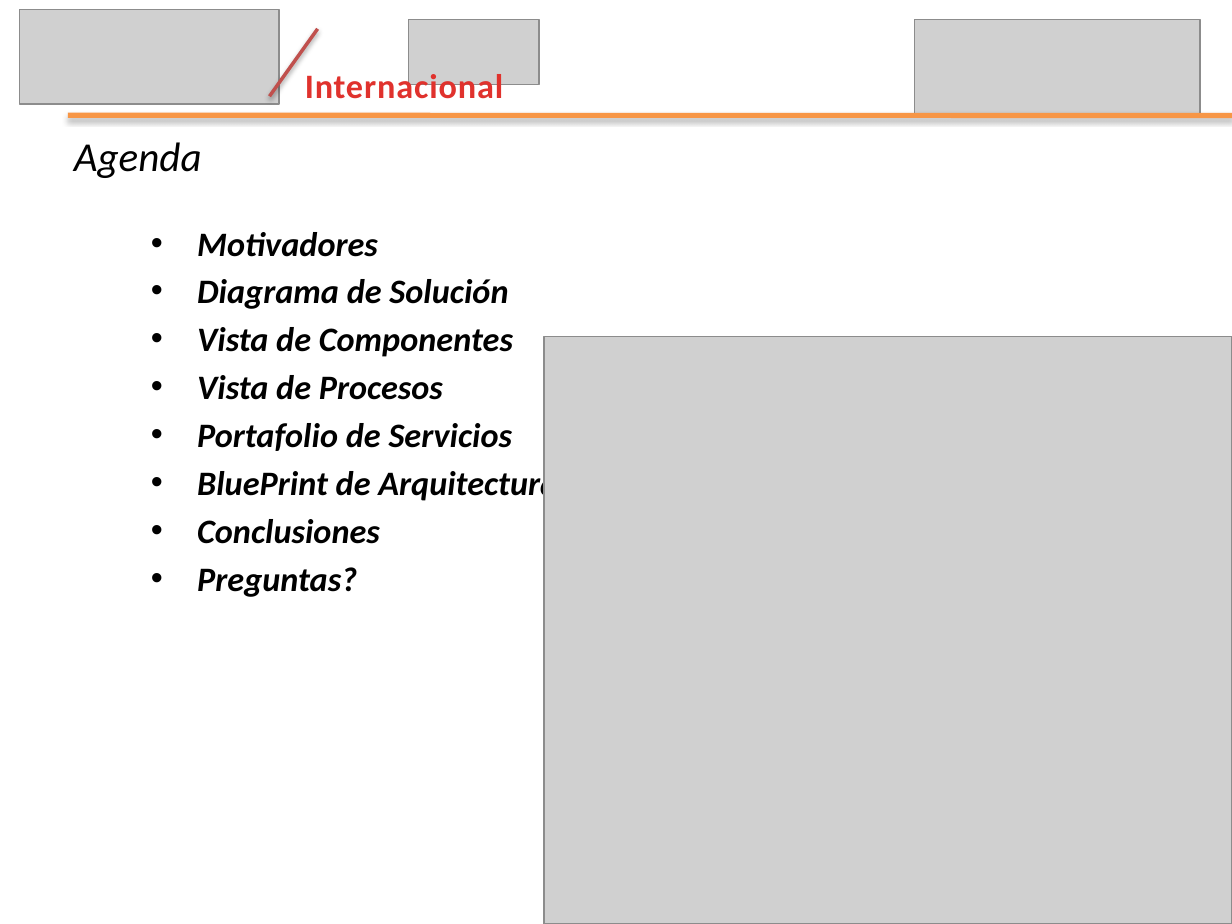
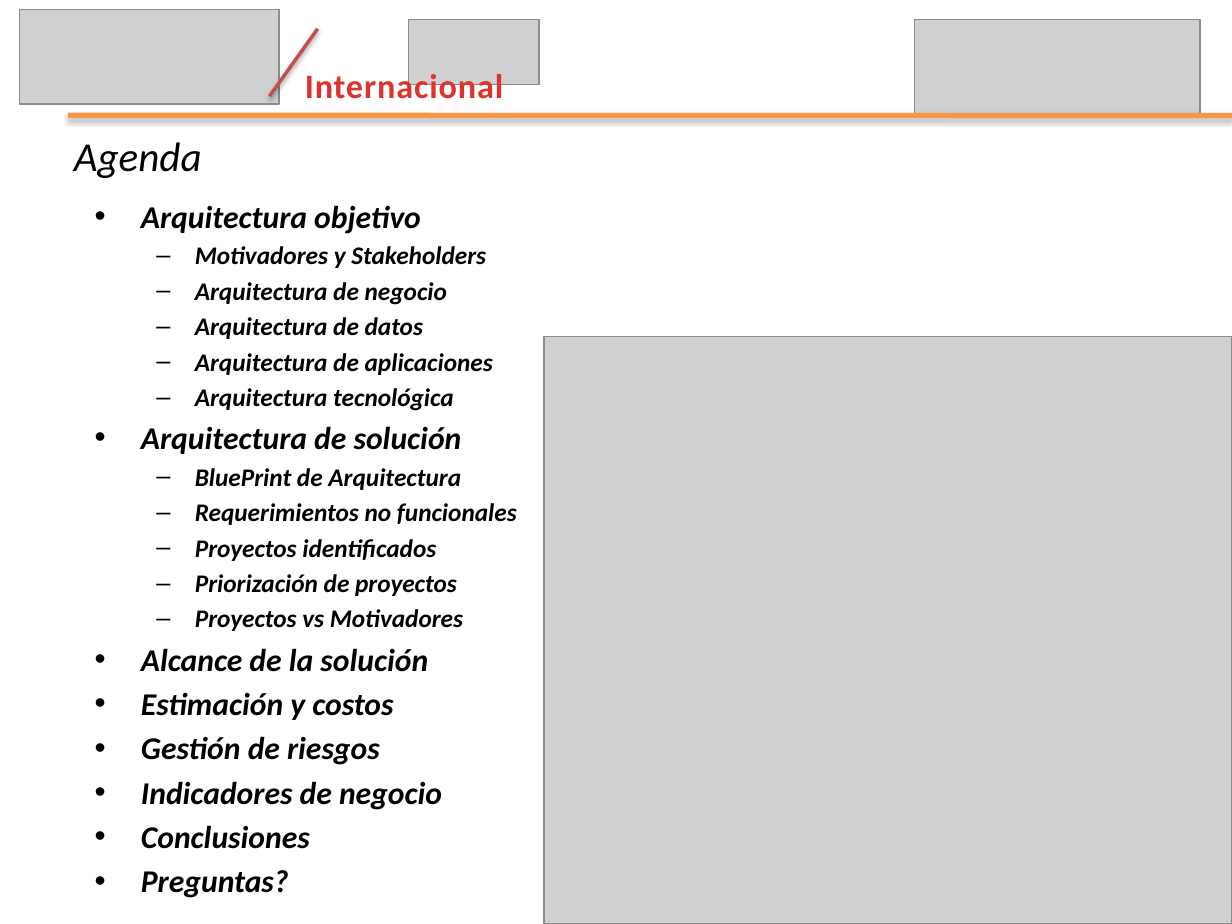
Before and after one commit to leseroth/ingenium-managment, a slide deck: slide 3 of CSOF5100 Proyecto 1/0621PresentacionIngenium.pptx. Drawn at 1232x924 pixels with LibreOffice and Linux fonts; fonts in the diff are those of the drawing; grey boxes stand for pictures. Boxes give left, top, right and bottom in pixels: in the first picture for what was removed or moved away, otherwise in the second. Text is boxed around its words. In the diff, an @@ line names an element or a change of style, - is before the commit and + after.

Commit message:
Version final de la presentacion

```diff
--- a/CSOF5100 Proyecto 1/0621PresentacionIngenium.pptx
+++ b/CSOF5100 Proyecto 1/0621PresentacionIngenium.pptx
@@ text "Arquitectura objetivo": place and size @@
-text "Arquitectura objetivo" at (197, 232, 558, 597)
+text "Arquitectura objetivo" at (141, 205, 517, 898)
@@ text at (141, 205, 493, 411): text changed; size 20 to 14.8 pt @@
-• Motivadores
-• Diagrama de Solución
-• Vista de Componentes
-• Vista de Procesos
-• Portafolio de Servicios
+• Arquitectura objetivo
+  – Motivadores y Stakeholders
+  – Arquitectura de negocio
+  – Arquitectura de datos
+  – Arquitectura de aplicaciones
+  – Arquitectura tecnológica
+• Arquitectura de solución
@@ text at (141, 468, 461, 898): size 20 to 14.8 pt in "BluePrint de Arquitectura"; size 20 to 18.5 pt in "Conclusiones", "Preguntas?"; bullet • to –; list level 1 to 2 in "BluePrint de Arquitectura" @@
@@ text at (141, 503, 517, 810): paragraphs added @@
+  – Requerimientos no funcionales
+  – Proyectos identificados
+  – Priorización de proyectos
+  – Proyectos vs Motivadores
+• Alcance de la solución
+• Estimación y costos
+• Gestión de riesgos
+• Indicadores de negocio
```
Also in this commit, not shown: 10 other slides changed, 16 slides added, 13 slides removed.
